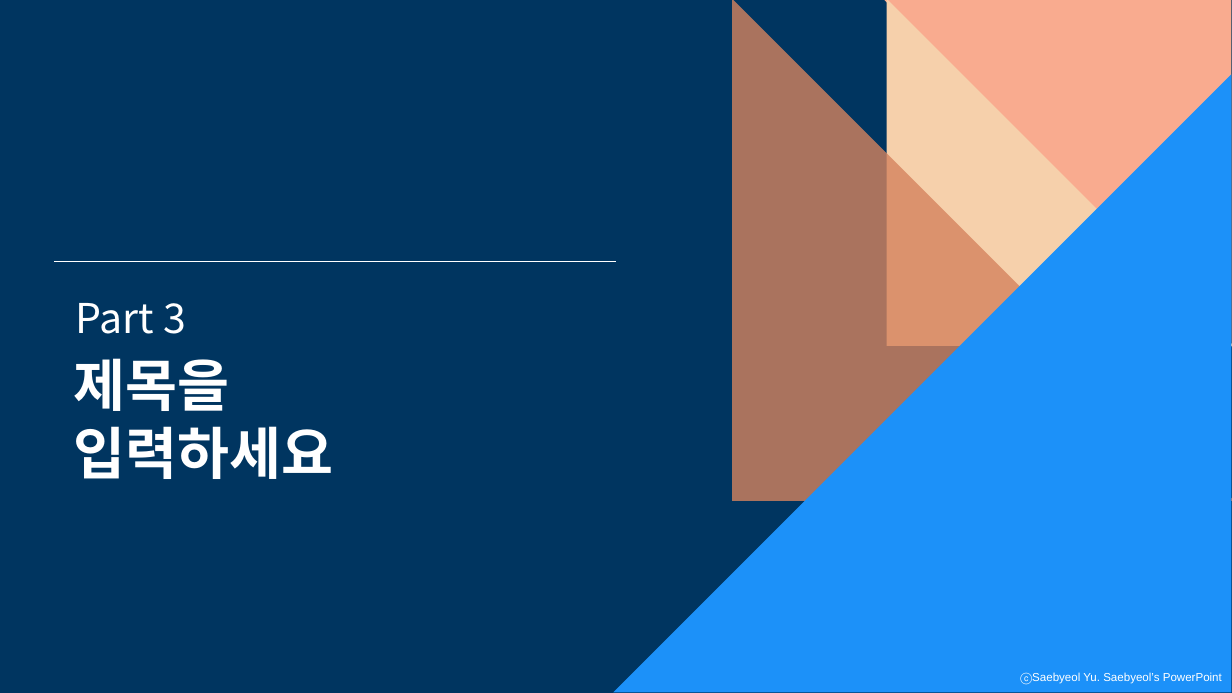
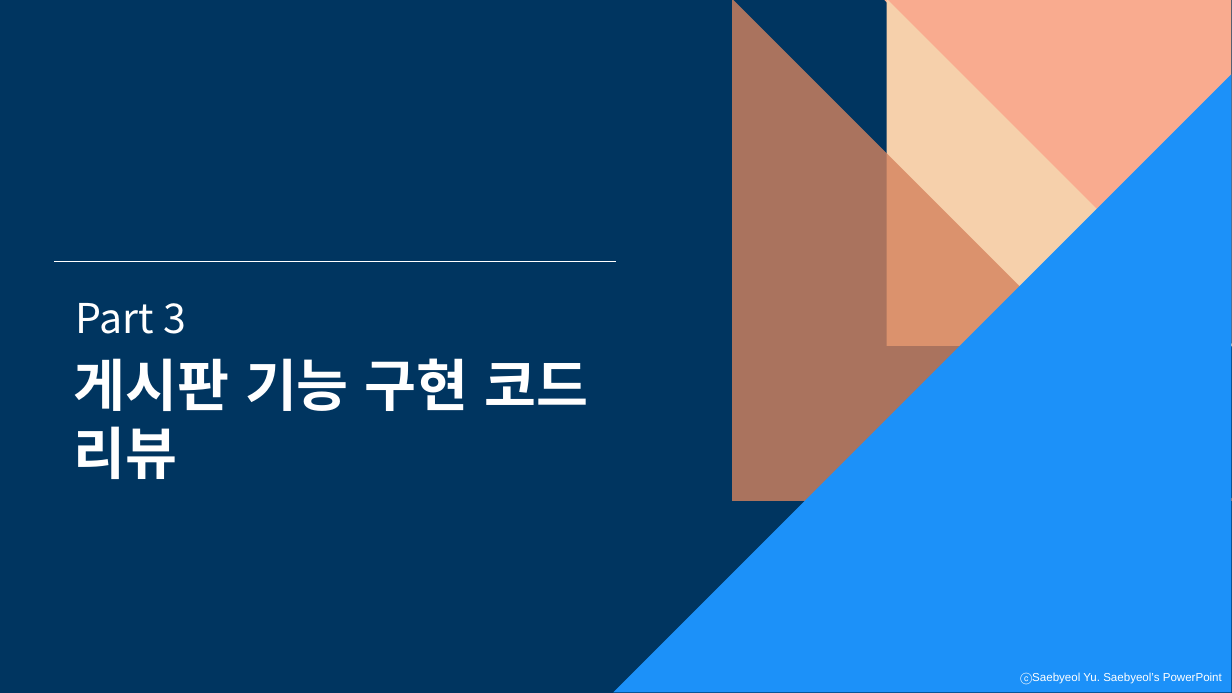
Before and after one commit to kwonminji-v/FinalProject_Book, a slide deck: slide 16 of 프로젝트 ppt/최종 ppt 템플릿.pptx (slide 29 before the commit). Drawn at 1232x693 pixels with LibreOffice and Linux fonts; fonts in the diff are those of the drawing. Boxes give left, top, right and bottom in pixels: in the first picture for what was removed or moved away, otherwise in the second. Text is boxed around its words. In the diff, an @@ line names an element or a change of style, - is before the commit and + after.

```diff
--- a/프로젝트 ppt/최종 ppt 템플릿.pptx
+++ b/프로젝트 ppt/최종 ppt 템플릿.pptx
@@ text at <box>73,358,588,479</box>: text changed @@
-제목을 입력하세요
+게시판 기능 구현 코드 리뷰
```
Also in this commit, not shown: 12 other slides changed, 10 slides added, 15 slides removed, 25 other files.
